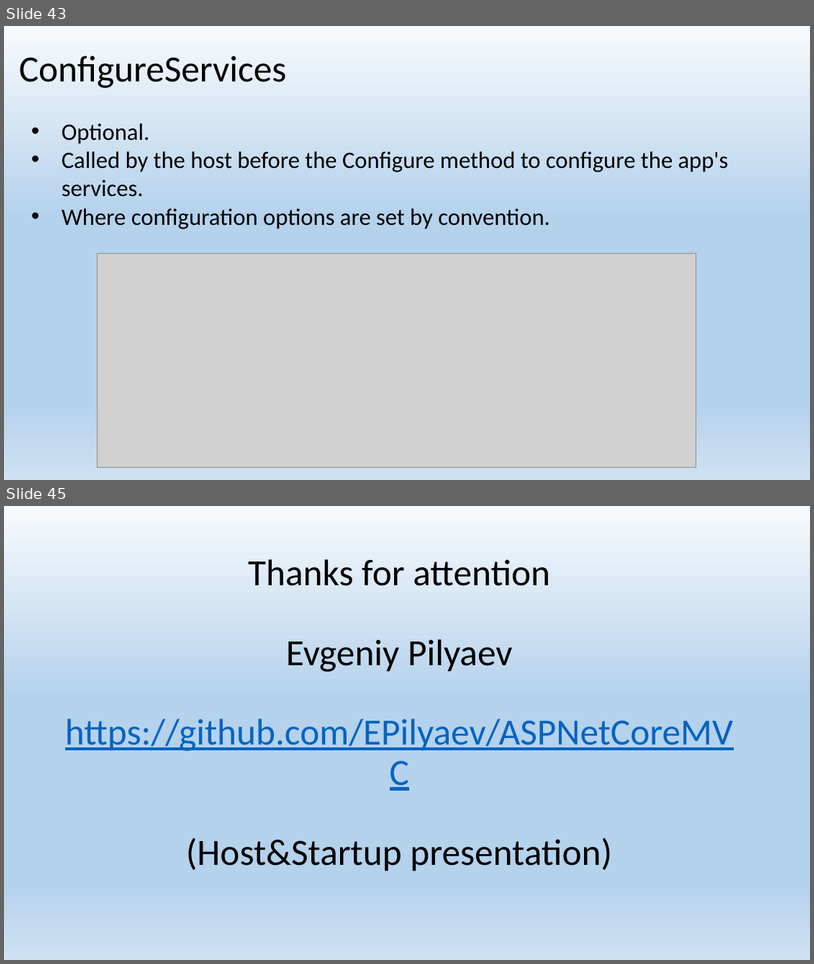
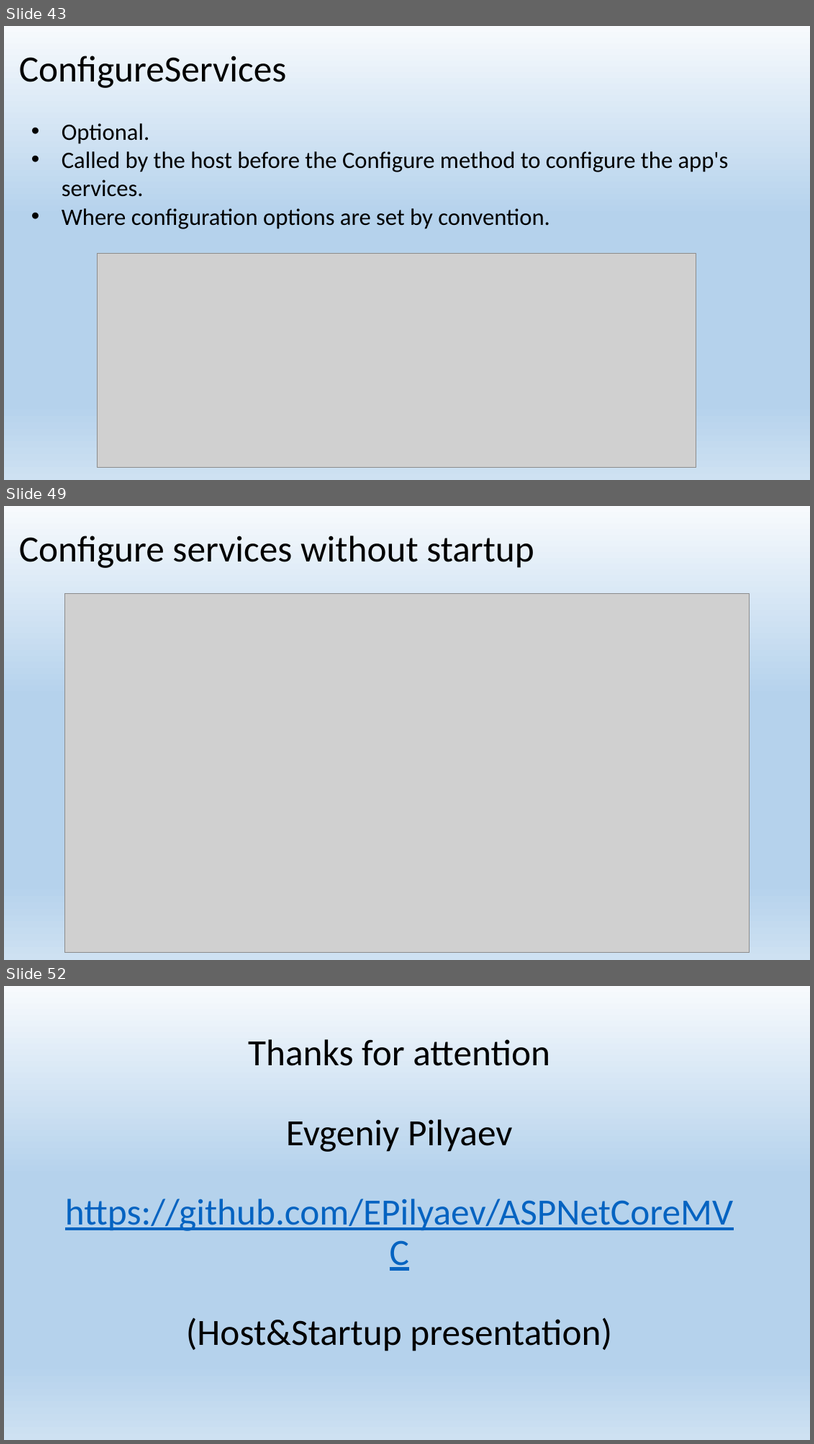
Before and after one commit to EPilyaev/ASPNetCoreMVC, a slide deck: Host&Startup.pptx. Shown one above the other, each under a label of ours: slides 43 and 45 before the commit, slides 43, 49 and 52 after it; the slides between them are not shown. The pictures are 814x964 and 814x1444 pixels, drawn with LibreOffice and Linux fonts; fonts in the diff are those of the drawing; grey boxes stand for pictures. Boxes give left, top, right and bottom in pixels: in the first picture for what was removed or moved away, otherwise in the second. Text is boxed around its words. In the diff, an @@ line names an element or a change of style, - is before the commit and + after.

Commit message:
Finish Startup slides

```diff
--- a/Host&Startup.pptx
+++ b/Host&Startup.pptx
@@ slide 49 added at (4,506,810,960), background gradient #F7FAFD to #B5D2EC to #CEE1F2 @@
@@ title added at (19,536,535,568), 44 pt, text #000000 @@
+Configure services without startup
@@ picture added at (65,594,750,952) @@
@@ what was slide 45 is now slide 52 @@
```
Also in this commit, not shown: 7 other slides added, 1 slide removed, 4 other files.
